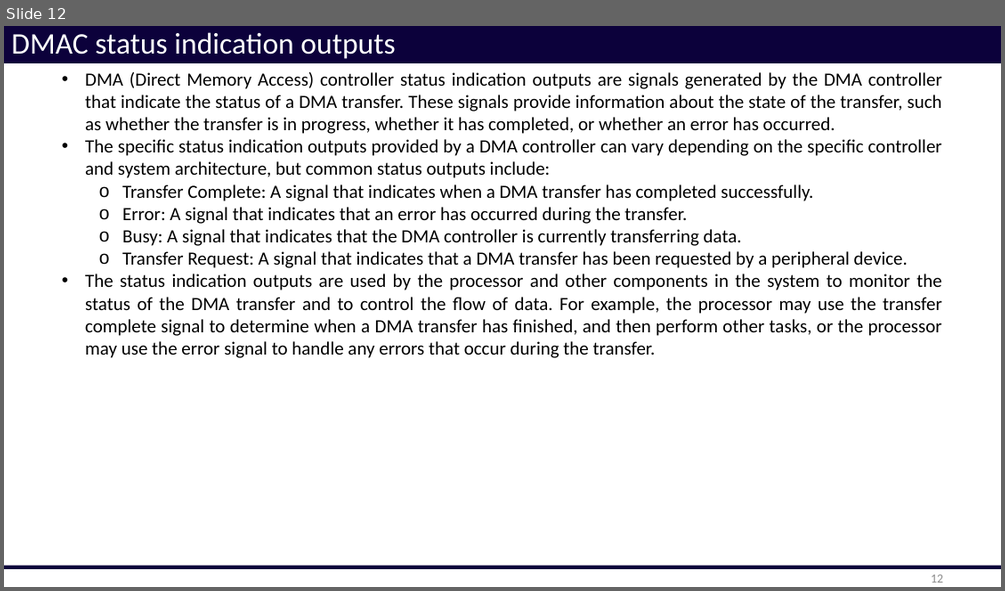
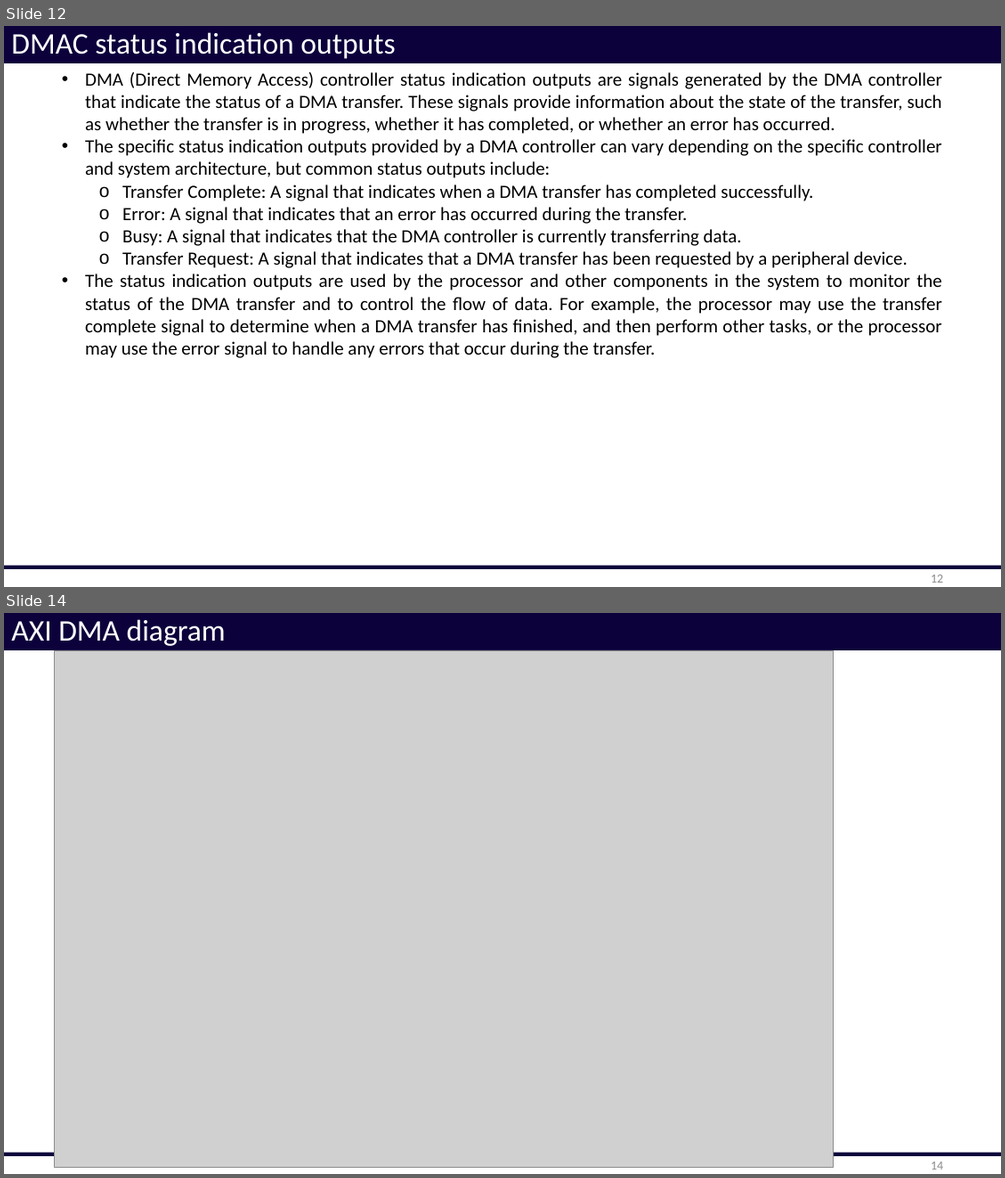
Before and after one commit to phuvg/dma_controller, a slide deck: theory/dma_controller.pptx. Shown one above the other, each under a label of ours: slide 12 before the commit, slides 12 and 14 after it; the slides between them are not shown. The pictures are 1005x591 and 1005x1178 pixels, drawn with LibreOffice and Linux fonts; fonts in the diff are those of the drawing; grey boxes stand for pictures. Boxes give left, top, right and bottom in pixels: in the first picture for what was removed or moved away, otherwise in the second. Text is boxed around its words. In the diff, an @@ line names an element or a change of style, - is before the commit and + after.

Commit message:
new diagram

```diff
--- a/theory/dma_controller.pptx
+++ b/theory/dma_controller.pptx
@@ slide 14 added at box(4, 613, 1001, 1174), background #FFFFFF; not listed: 1 template element that a slide beside it also shows @@
@@ title added at box(4, 613, 1001, 650), fill #0C013B, 28.8 pt, text #FFFFFF @@
+AXI DMA diagram
@@ picture added at box(54, 650, 833, 1167) @@
@@ page number added at box(930, 1161, 943, 1169), 12 pt, text #8C8C8C @@
+14
```
Also in this commit, not shown: 1 other slide added, 1 other file.
